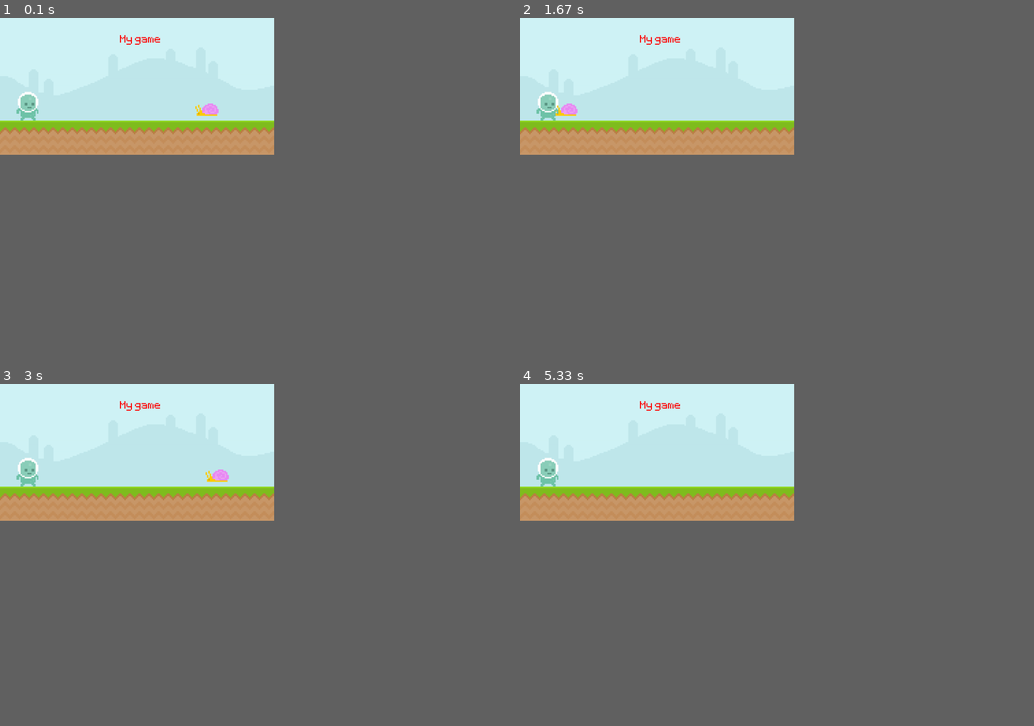
Above: before the commit, frames 1-4 (two rows, left to right).
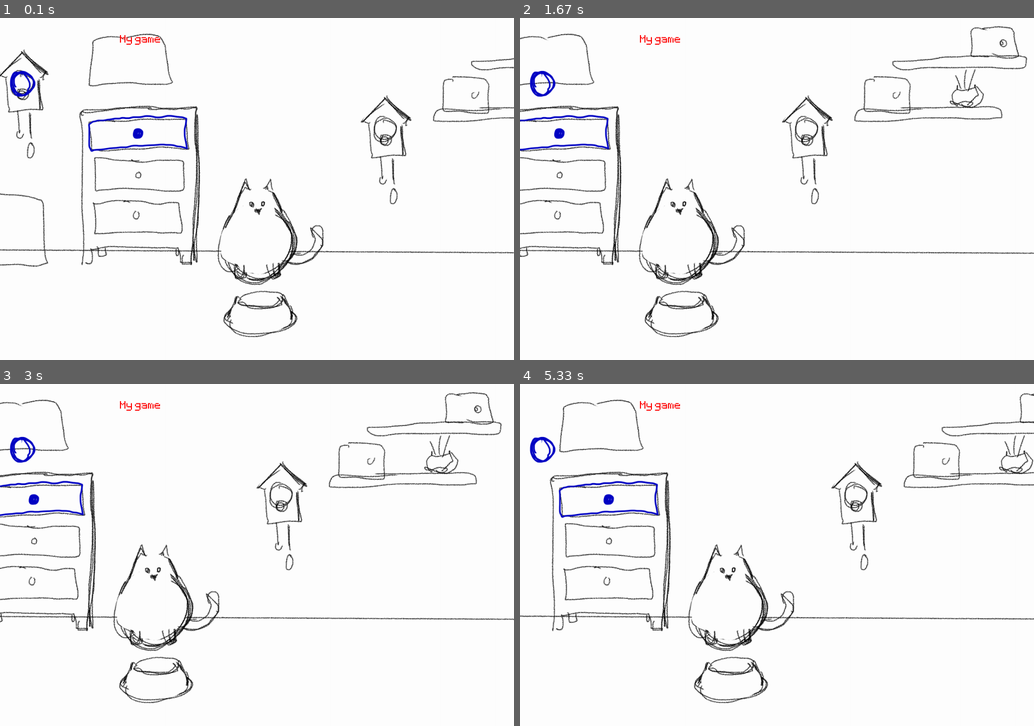
Above: after the commit, the same moments.

Repository: Bchan1999/Feed-The-Cat-PyGame
Game: pygame game, started from window.py
Two runs of this game, one before a commit and one after it. Both use one fixed random seed, a clock stepped at 60 frames per second and the inputs below.
Inputs (mouse positions are in pixels of both pictures, inside the frame that each line leads up to):
- Up to frame 1 (0.1 s): no input
- Up to frame 2 (1.67 s): hold Right 0.33-0.8 s; move the mouse to (756, 202) at 0.37 s; hold Right 0.83-1.3 s; hold Left from 1.33 s (still down)
- Up to frame 3 (3 s): release Left at 1.87 s; hold Left 1.9-2.3 s; hold Right 2.33-2.97 s
- Up to frame 4 (5.33 s): hold Left 3-3.47 s; hold Right 3.5-3.97 s; hold Right 4-4.47 s; hold Left 4.5-5.03 s; hold Left from 5.07 s (still down)
In our replay, the window is 480x240 before the commit and 900x600 after it. These sizes can differ from the game's own. Grey fills any space a smaller window leaves; there, only what the larger window draws over its background counts as a difference.

The runs differ from the first frame. In frame 1, 25% of the frame differs, in the area x 0-100%, y 0-94%; in frame 2, 25%; in frame 3, 25%; in frame 4, 25%.

Commit message:
Testing door graphics

Diff:
--- a/window.py
+++ b/window.py
@@ -3,24 +3,50 @@
 from sys import exit
 
 # starts pygmae and instantiates all libraries
+
+
+class Door:
+    def __init__(self, rectx, recty, img):
+        self.img = pygame.image.load(img).convert_alpha()
+        self.rect = self.img.get_rect(center=(rectx, recty))
+        self.mask = pygame.mask.from_surface(self.img)
+
+    def changeXandY(self, rectx):
+        self.rect = self.img.get_rect(center=(rectx, 500))
+
+
 pygame.init()
-screen = pygame.display.set_mode((800, 400))
-pygame.display.set_caption('Runner')
+screen = pygame.display.set_mode((1500, 1000))
+pygame.display.set_caption('FeedTheCat')
 clock = pygame.time.Clock()
 test_font = pygame.font.Font('font/Pixeltype.ttf', 50)
 
 # conver() helps game run faster
-sky_surface = pygame.image.load('graphics/Sky.png').convert()
-ground_surface = pygame.image.load('graphics/ground.png').convert()
+cat_surface = pygame.image.load('graphics/cat.png').convert()
+# ground_surface = pygame.image.load('graphics/ground.png').convert()
 text_surface = test_font.render('My game', False, 'Red')
 
-snail_surface = pygame.image.load('graphics/snail/snail1.png').convert_alpha()
-snail_x_pos = 600
+# Place Doors
+#d1A = pygame.image.load('graphics/Door1A.png').convert_alpha()
+d1B = pygame.image.load('graphics/Door1B.png').convert()
 
-player_surf = pygame.image.load(
-    'graphics/player/player_walk_1.png').convert_alpha()
-# get_rect takes a surface and draws a rectangle around it
-player_rect = player_surf.get_rect(midbottom=(80, 300))
+
+# Variables
+screen_pos = -1500
+screenRightMax = -3000
+
+rectx = 750
+recty = 500
+
+screenLeftMax = 0
+screen_change = 0
+rect_change = 0
+keyflag = False
+doorOpen = True
+
+
+door = Door(rectx, recty, 'graphics/Door1A.png')
+door2 = Door(rectx, recty, 'graphics/cuckooclock.png')
 
 # will never be false and must be broken from the inside
 while True:
@@ -29,14 +55,52 @@
             pygame.quit()
             exit()  # this also closes the while loop
 
-    screen.blit(sky_surface, (0, 0))  # block image transfer
-    screen.blit(ground_surface, (0, 300))
+        keys = pygame.key.get_pressed()
+
+        if event.type == pygame.KEYDOWN:
+            if event.key == pygame.K_RIGHT:
+                keyflag = True
+                screen_change = -8
+                rect_change = -8
+            elif event.key == pygame.K_LEFT:
+                keyflag = True
+                screen_change = 8
+                rect_change = 8
+        if event.type == pygame.KEYUP:
+            if event.key == pygame.K_RIGHT:
+                screen_change = 0
+                rect_change = 0
+                keyflag = False
+            elif event.key == pygame.K_LEFT:
+                screen_change = 0
+                rect_change = 0
+                keyflag = False
+
+    if keyflag == True:
+        screen_pos += screen_change
+        rectx += rect_change
+        door.changeXandY(rectx)
+
+    if screen_pos >= screenLeftMax:
+        screen_pos = screenLeftMax
+    if screen_pos <= screenRightMax:
+        screen_pos = screenRightMax
+
+    #screen.blit(d1A, (screen_pos, 0))
+    # screen.blit(ground_surface, (0, 300))
+
+    pos = pygame.mouse.get_pos()
+    pos_in_mask = pos[0] - door.rect.x, pos[1] - door.rect.y
+    touching = door.rect.collidepoint(*pos) and door.mask.get_at(pos_in_mask)
+    if touching:
+        print('touch')
+
+    screen.fill(pygame.Color('red') if touching else pygame.Color('green'))
+    screen.blit(cat_surface, (screen_pos, 0))  # block image transfer
+    screen.blit(door.img, door.rect)
+    screen.blit(door2.img, door2.rect)
+
     screen.blit(text_surface, (350, 50))
-    snail_x_pos -= 5
-    if snail_x_pos == -100:
-        snail_x_pos = 800
-    screen.blit(snail_surface, (snail_x_pos, 250))
-    screen.blit(player_surf, player_rect)
 
     pygame.display.update()
     clock.tick(60)  # constant frame rate
Binary file added: graphics/Door1A.png
Binary file added: graphics/Door1B.png
Binary file added: graphics/cat.png
Binary file added: graphics/cuckooclock.png
